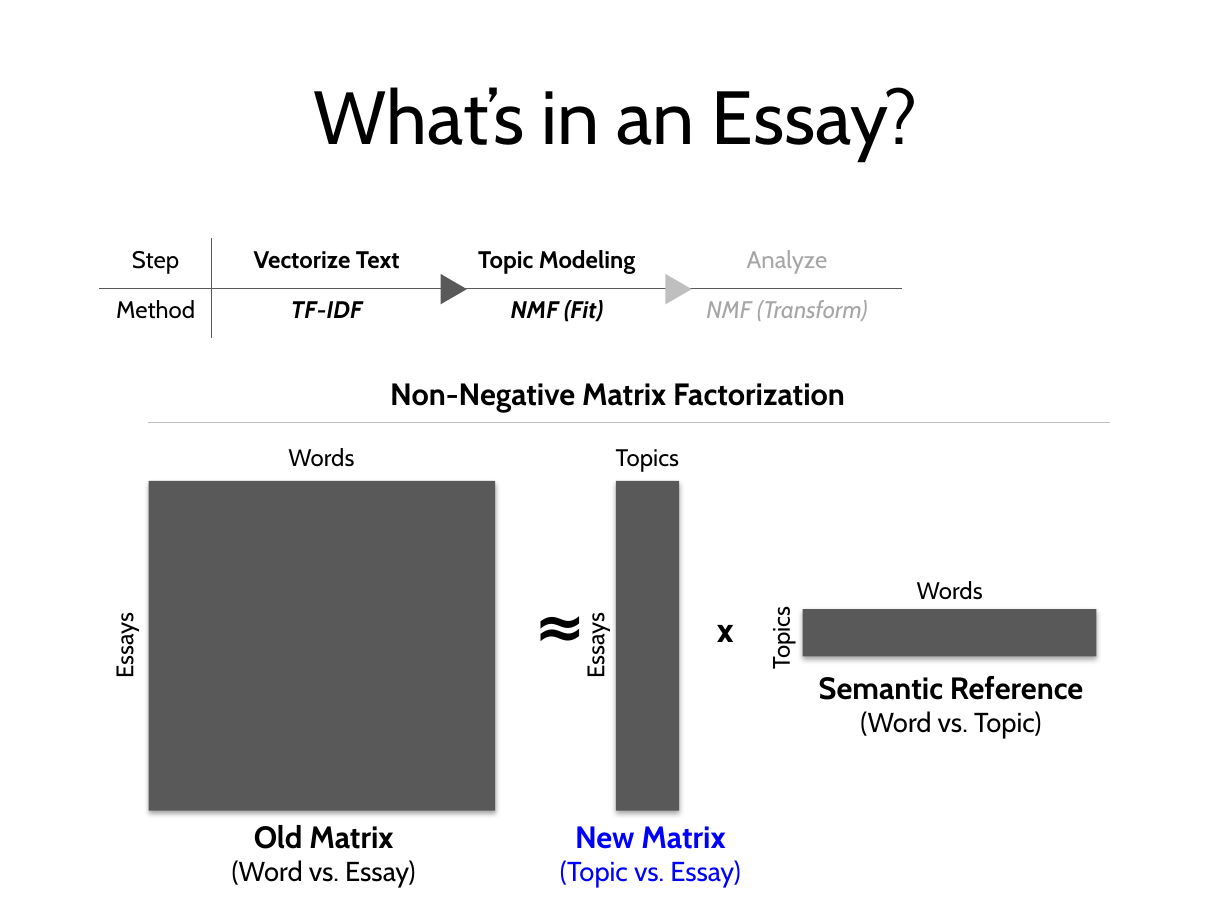
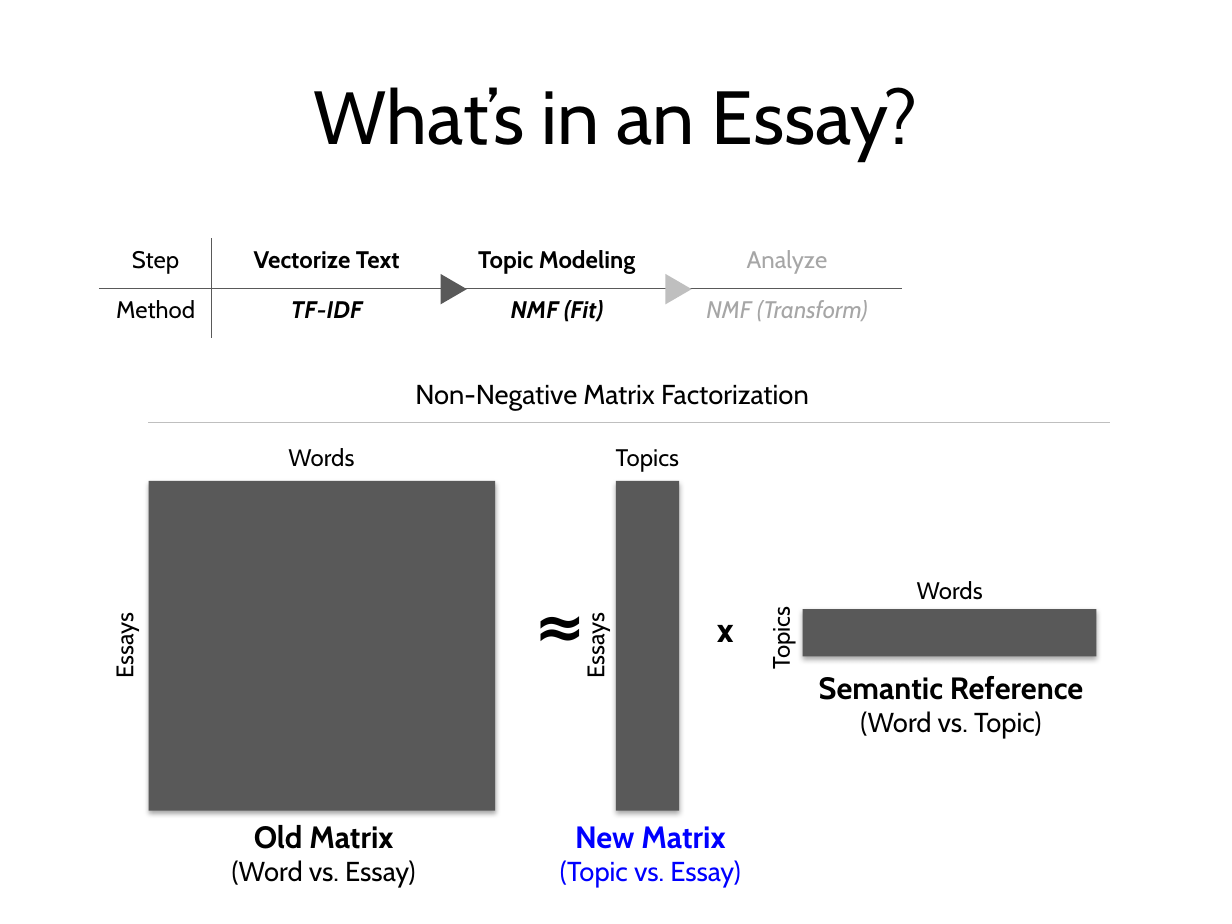
Before and after one commit to yungmsh/mining_the_common_app, a slide deck: slide 8 of presentation/MikeYung_Presentation_v1.pptx (slide 10 before the commit). Drawn at 1232x924 pixels with LibreOffice and Linux fonts; fonts in the diff are those of the drawing; background and template pictures are left out. Boxes give left, top, right and bottom in pixels: in the first picture for what was removed or moved away, otherwise in the second. Text is boxed around its words. In the diff, an @@ line names an element or a change of style, - is before the commit and + after.

```diff
--- a/presentation/MikeYung_Presentation_v1.pptx
+++ b/presentation/MikeYung_Presentation_v1.pptx
@@ text "Non-Negative Matrix Factorization": place and size @@
-text "Non-Negative Matrix Factorization" at [390,383,845,412]
+text "Non-Negative Matrix Factorization" at [415,385,809,410]
@@ text "Non-Negative Matrix Factorization" at [415,385,809,410]: size 18 to 16 pt, bold off @@
```
Also in this commit, not shown: 3 other slides changed, 2 slides removed, 2 other files.
